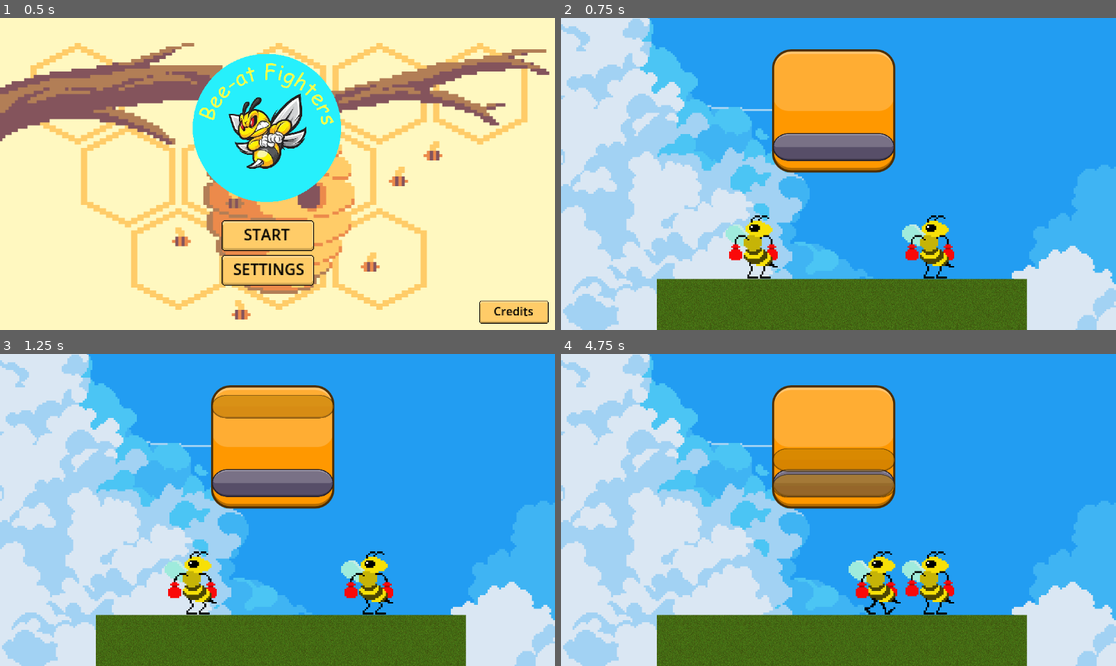
Above: before the commit, frames 1-4 (two rows, left to right).
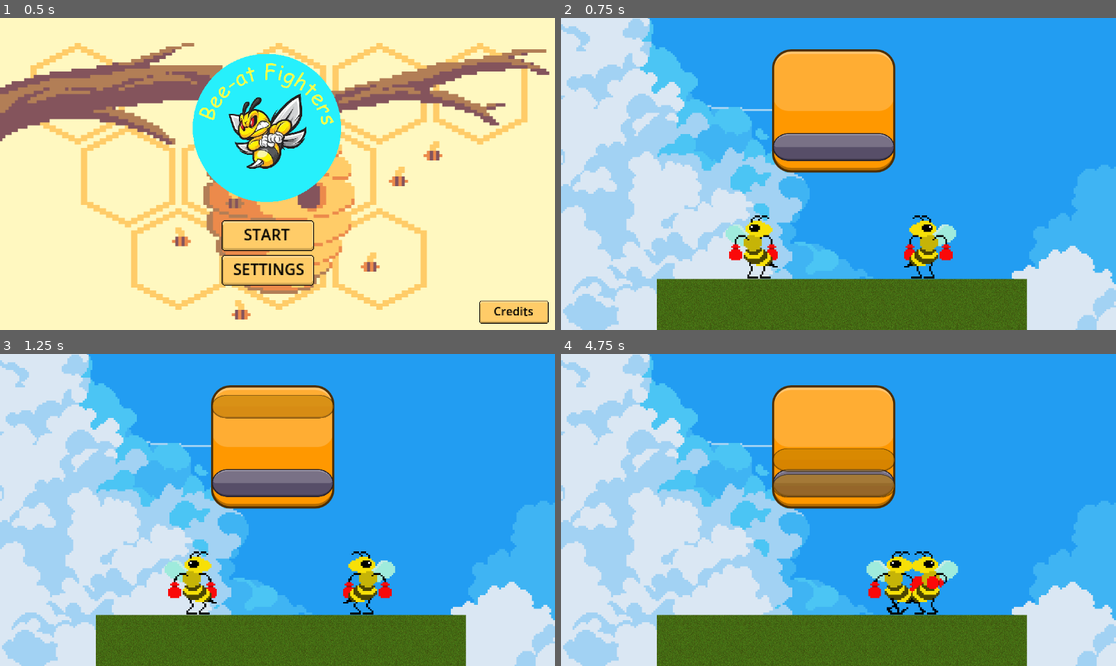
Above: after the commit, the same moments.

Repository: fossesv17/rhythm-fight-game
Game: Godot game, scene res://scenes/start_menu.tscn
Same seed, same stepped clock (60 frames per second), same inputs: the game is played once before the commit and once after it. Sound files missing from this copy of the repository are replaced by a short silence.
Inputs:
- Up to frame 1 (0.5 s): no input
- Up to frame 2 (0.75 s): click "START" at 0.5 s
- Up to frame 3 (1.25 s): no input
- Up to frame 4 (4.75 s): hold Right (p1_right) 1.28-2.78 s; tap / (p1_atack) at 1.35, 3.8, 4.35 s; tap Space (p1_jump) at 1.52, 1.82, 2.27, 2.3, 2.57, 2.85, 3.77, 4.07, 4.52 s; tap E (p2_atack) at 1.55, 2.1, 4.55 s; hold Left (p1_left) 2.78-3.53 s; tap Tab (p2_jump) at 3.05, 3.6 s; hold Right (p1_right) from 3.53 s (still down)

Frame 1 is identical in both runs. In frame 2, 1.0% of the frame differs, in the area x 61-72%, y 63-84%; in frame 3, 1.0%; in frame 4, 2.4%, in the area x 51-72%, y 63-84%.

Commit message:
animaciones básicas de personajes

Diff:
--- a/scenes/bee.tscn
+++ b/scenes/bee.tscn
@@ -1,11 +1,13 @@
-[gd_scene load_steps=9 format=3 uid="uid://pwoqkhv1hq5i"]
+[gd_scene load_steps=13 format=3 uid="uid://pwoqkhv1hq5i"]
 
 [ext_resource type="Script" path="res://scripts/bee.gd" id="1_rya5u"]
 [ext_resource type="Texture2D" uid="uid://8and6w4hkcg2" path="res://sprites/bee/Abeja_idle_1.png" id="2_y3qia"]
 [ext_resource type="Texture2D" uid="uid://difragvuj7jpq" path="res://sprites/bee/Abeja_caminar.png" id="3_6e6qt"]
+[ext_resource type="Texture2D" uid="uid://b5nblx8t2s7jc" path="res://sprites/bee/Abeja_saltar.png" id="4_k5mml"]
+[ext_resource type="Texture2D" uid="uid://mth7ks15trj8" path="res://sprites/bee/Abeja_golpe.png" id="5_g16k2"]
 
 [sub_resource type="RectangleShape2D" id="RectangleShape2D_gbel3"]
-size = Vector2(111, 137.5)
+size = Vector2(64, 122.75)
 
 [sub_resource type="Animation" id="Animation_vv0eo"]
 length = 0.45
@@ -127,8 +129,7 @@
 
 [sub_resource type="Animation" id="Animation_32j8p"]
 resource_name = "walk"
-length = 1.2
-step = 0.2
+length = 0.6
 tracks/0/type = "value"
 tracks/0/imported = false
 tracks/0/enabled = true
@@ -172,16 +173,124 @@
 tracks/3/interp = 1
 tracks/3/loop_wrap = true
 tracks/3/keys = {
-"times": PackedFloat32Array(0, 0.2, 0.4, 0.6, 0.8, 1),
+"times": PackedFloat32Array(0, 0.1, 0.2, 0.3, 0.4, 0.5),
 "transitions": PackedFloat32Array(1, 1, 1, 1, 1, 1),
 "update": 1,
 "values": [0, 1, 2, 3, 4, 5]
+}
+
+[sub_resource type="Animation" id="Animation_d65yo"]
+resource_name = "jump"
+length = 0.25
+step = 0.05
+tracks/0/type = "value"
+tracks/0/imported = false
+tracks/0/enabled = true
+tracks/0/path = NodePath("BeeSprite2:texture")
+tracks/0/interp = 1
+tracks/0/loop_wrap = true
+tracks/0/keys = {
+"times": PackedFloat32Array(0),
+"transitions": PackedFloat32Array(1),
+"update": 1,
+"values": [ExtResource("4_k5mml")]
+}
+tracks/1/type = "value"
+tracks/1/imported = false
+tracks/1/enabled = true
+tracks/1/path = NodePath("BeeSprite2:hframes")
+tracks/1/interp = 1
+tracks/1/loop_wrap = true
+tracks/1/keys = {
+"times": PackedFloat32Array(0),
+"transitions": PackedFloat32Array(1),
+"update": 1,
+"values": [5]
+}
+tracks/2/type = "value"
+tracks/2/imported = false
+tracks/2/enabled = true
+tracks/2/path = NodePath("BeeSprite2:vframes")
+tracks/2/interp = 1
+tracks/2/loop_wrap = true
+tracks/2/keys = {
+"times": PackedFloat32Array(0),
+"transitions": PackedFloat32Array(1),
+"update": 1,
+"values": [1]
+}
+tracks/3/type = "value"
+tracks/3/imported = false
+tracks/3/enabled = true
+tracks/3/path = NodePath("BeeSprite2:frame")
+tracks/3/interp = 1
+tracks/3/loop_wrap = true
+tracks/3/keys = {
+"times": PackedFloat32Array(0, 0.05, 0.1, 0.15, 0.2),
+"transitions": PackedFloat32Array(1, 1, 1, 1, 1),
+"update": 1,
+"values": [0, 1, 2, 3, 4]
+}
+
+[sub_resource type="Animation" id="Animation_mj2fq"]
+resource_name = "punch"
+length = 0.6
+step = 0.05
+tracks/0/type = "value"
+tracks/0/imported = false
+tracks/0/enabled = true
+tracks/0/path = NodePath("BeeSprite2:texture")
+tracks/0/interp = 1
+tracks/0/loop_wrap = true
+tracks/0/keys = {
+"times": PackedFloat32Array(0),
+"transitions": PackedFloat32Array(1),
+"update": 1,
+"values": [ExtResource("5_g16k2")]
+}
+tracks/1/type = "value"
+tracks/1/imported = false
+tracks/1/enabled = true
+tracks/1/path = NodePath("BeeSprite2:hframes")
+tracks/1/interp = 1
+tracks/1/loop_wrap = true
+tracks/1/keys = {
+"times": PackedFloat32Array(0),
+"transitions": PackedFloat32Array(1),
+"update": 1,
+"values": [12]
+}
+tracks/2/type = "value"
+tracks/2/imported = false
+tracks/2/enabled = true
+tracks/2/path = NodePath("BeeSprite2:vframes")
+tracks/2/interp = 1
+tracks/2/loop_wrap = true
+tracks/2/keys = {
+"times": PackedFloat32Array(0),
+"transitions": PackedFloat32Array(1),
+"update": 1,
+"values": [1]
+}
+tracks/3/type = "value"
+tracks/3/imported = false
+tracks/3/enabled = true
+tracks/3/path = NodePath("BeeSprite2:frame")
+tracks/3/interp = 1
+tracks/3/loop_wrap = true
+tracks/3/keys = {
+"times": PackedFloat32Array(0, 0.05, 0.1, 0.15, 0.2, 0.25, 0.3, 0.35, 0.4, 0.45, 0.5, 0.55),
+"transitions": PackedFloat32Array(1, 1, 1, 1, 1, 1, 1, 1, 1, 1, 1, 1),
+"update": 1,
+"values": [0, 1, 2, 3, 4, 5, 6, 7, 8, 9, 10, 11]
 }
 
 [sub_resource type="AnimationLibrary" id="AnimationLibrary_67ul2"]
 _data = {
 "RESET": SubResource("Animation_vv0eo"),
 "idle": SubResource("Animation_fgwcr"),
+"jump": SubResource("Animation_d65yo"),
+"punch": SubResource("Animation_mj2fq"),
 "walk": SubResource("Animation_32j8p")
 }
 
@@ -195,7 +304,7 @@
 hframes = 10
 
 [node name="CollisionShape2D" type="CollisionShape2D" parent="."]
-position = Vector2(-1, -49)
+position = Vector2(12, -41.625)
 shape = SubResource("RectangleShape2D_gbel3")
 
 [node name="AnimationPlayer" type="AnimationPlayer" parent="."]
--- a/scenes/game.tscn
+++ b/scenes/game.tscn
@@ -11,7 +11,7 @@
 [ext_resource type="Script" path="res://scenes/AreaCaida.gd" id="9_c3lg5"]
 
 [sub_resource type="RectangleShape2D" id="RectangleShape2D_21oay"]
-size = Vector2(1148.25, 103)
+size = Vector2(3440, 103)
 
 [node name="Game" type="Node2D"]
 position = Vector2(386, 463)
@@ -62,7 +62,7 @@
 script = ExtResource("9_c3lg5")
 
 [node name="CollisionShape2D" type="CollisionShape2D" parent="AreaCaida"]
-position = Vector2(188, 308)
+position = Vector2(204, 308)
 shape = SubResource("RectangleShape2D_21oay")
 
 [connection signal="measuresig" from="SongPlayer" to="." method="_on_measure_sig"]
--- a/scripts/bee.gd
+++ b/scripts/bee.gd
@@ -30,16 +30,31 @@
 
 	move_and_slide()
 
-func _process(delta):
+func _process(_delta):
 	var right = Input.is_action_pressed("p1_right")
 	var left = Input.is_action_pressed("p1_left")
-	if right:
+	var atack = Input.is_action_just_pressed("p1_atack")
+	var jump = Input.is_action_just_pressed("p1_jump")
+	if atack:
+		animation.play("punch")
+	elif !is_on_floor():
+		animation.play("jump")
+		if right:
+			$BeeSprite2.flip_h = false
+		if left:
+			$BeeSprite2.flip_h = true
+	elif right:
 		$BeeSprite2.flip_h = false
+		if jump:
+			animation.play("jump")
 		if is_on_floor():
 			animation.play("walk")
 	elif left:
 		$BeeSprite2.flip_h = true
+		if jump:
+			animation.play("jump")
 		if is_on_floor():
 			animation.play("walk")
 	else:
-		pass
+		if !animation.is_playing():
+			animation.play("idle")
--- a/scripts/bee2.gd
+++ b/scripts/bee2.gd
@@ -9,6 +9,8 @@
 #Set animation player
 @onready var animation = $AnimationPlayer
 
+
+
 func _physics_process(delta):
 	# Add the gravity.
 	if not is_on_floor():
@@ -17,7 +19,6 @@
 	# Handle Jump.
 	if Input.is_action_just_pressed("p2_jump")and is_on_floor():
 		velocity.y = JUMP_VELOCITY
-
 	# Get the input direction and handle the movement/deceleration.
 	# As good practice, you should replace UI actions with custom gameplay actions.
 	var directionx = Input.get_axis("p2_left", "p2_right")
@@ -31,16 +32,32 @@
 
 	move_and_slide()
 
-func _process(delta):
+func _process(_delta):
+	$BeeSprite2.flip_h = true
 	var right = Input.is_action_pressed("p2_right")
 	var left = Input.is_action_pressed("p2_left")
-	if right:
+	var atack = Input.is_action_just_pressed("p2_atack")
+	var jump = Input.is_action_just_pressed("p2_jump")
+	if atack:
+		animation.play("punch")
+	elif !is_on_floor():
+		animation.play("jump")
+		if right:
+			$BeeSprite2.flip_h = false
+		if left:
+			$BeeSprite2.flip_h = true
+	elif right:
 		$BeeSprite2.flip_h = false
+		if jump:
+			animation.play("jump")
 		if is_on_floor():
 			animation.play("walk")
 	elif left:
 		$BeeSprite2.flip_h = true
+		if jump:
+			animation.play("jump")
 		if is_on_floor():
 			animation.play("walk")
 	else:
-		pass
+		if !animation.is_playing():
+			animation.play("idle")
Binary file added: sprites/bee/Abeja_golpe.png
Not shown, added: sprites/bee/Abeja_golpe.png.import
